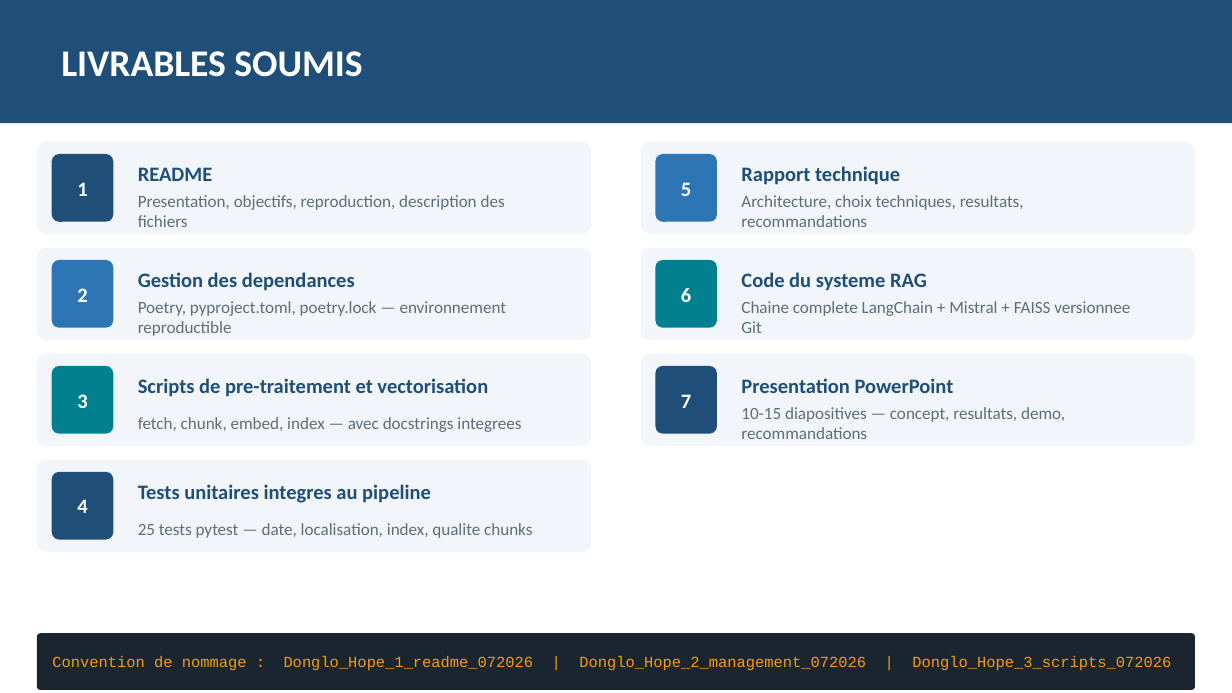
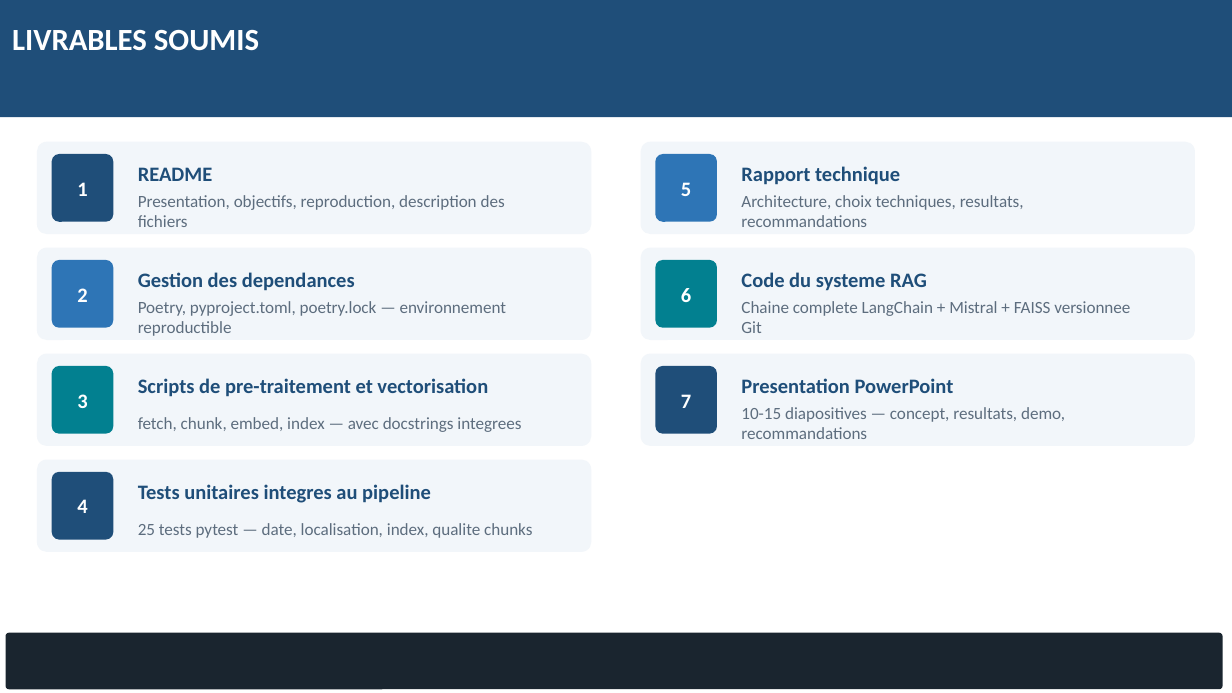
Before and after one commit to hhdonglo/project_11, a slide deck: slide 2 of presentation_puls_events_FR.pptx. Drawn at 1232x693 pixels with LibreOffice and Linux fonts; fonts in the diff are those of the drawing. Boxes give left, top, right and bottom in pixels: in the first picture for what was removed or moved away, otherwise in the second. Text is boxed around its words. In the diff, an @@ line names an element or a change of style, - is before the commit and + after.

```diff
--- a/presentation_puls_events_FR.pptx
+++ b/presentation_puls_events_FR.pptx
@@ rectangle: place and size @@
-rectangle at [0,0,1232,123]
+rectangle at [0,0,1232,117]
@@ text "LIVRABLES SOUMIS" rewrapped from [61,51,362,77] to [74,46,375,51] @@
@@ text added at [12,30,259,51], 18 pt, text #FFFFFF, bold @@
+LIVRABLES SOUMIS
@@ rounded rectangle: place and size @@
-rounded rectangle at [37,633,1195,690]
+rounded rectangle at [6,633,1223,690]
@@ text removed at [52,656,1171,671] @@
-Convention de nommage : Donglo_Hope_1_readme_072026 | Donglo_Hope_2_management_072026 | Donglo_Hope_3_scripts_072026
```
Also in this commit, not shown: 8 other slides changed, 7 other files.
